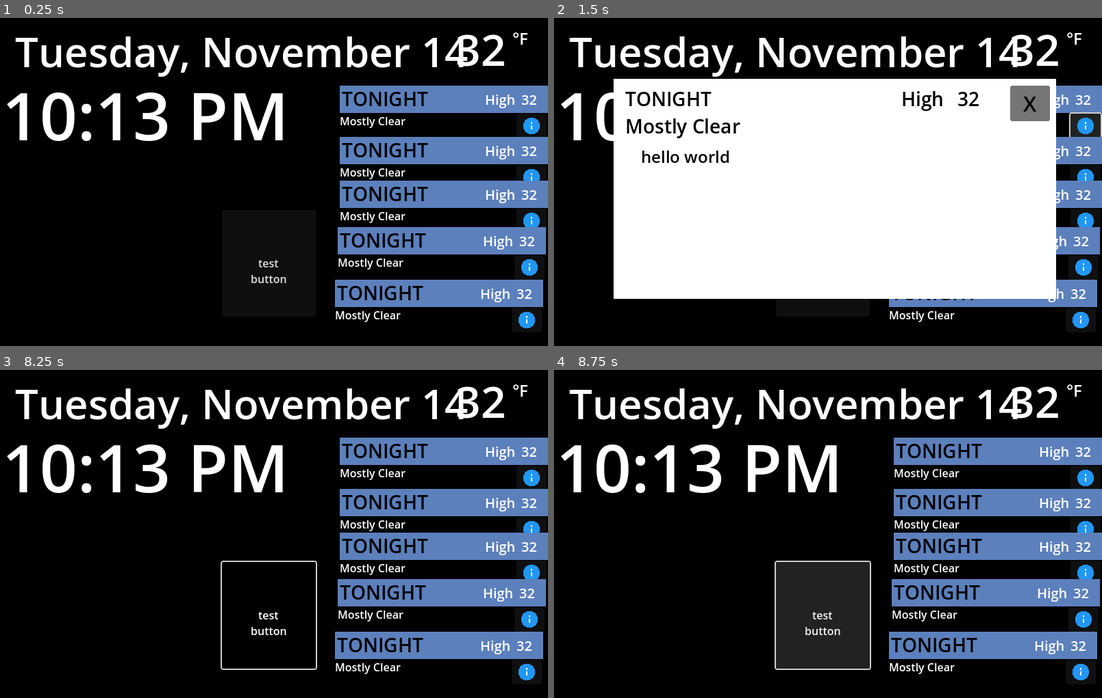
Above: before the commit, frames 1-4 (two rows, left to right).
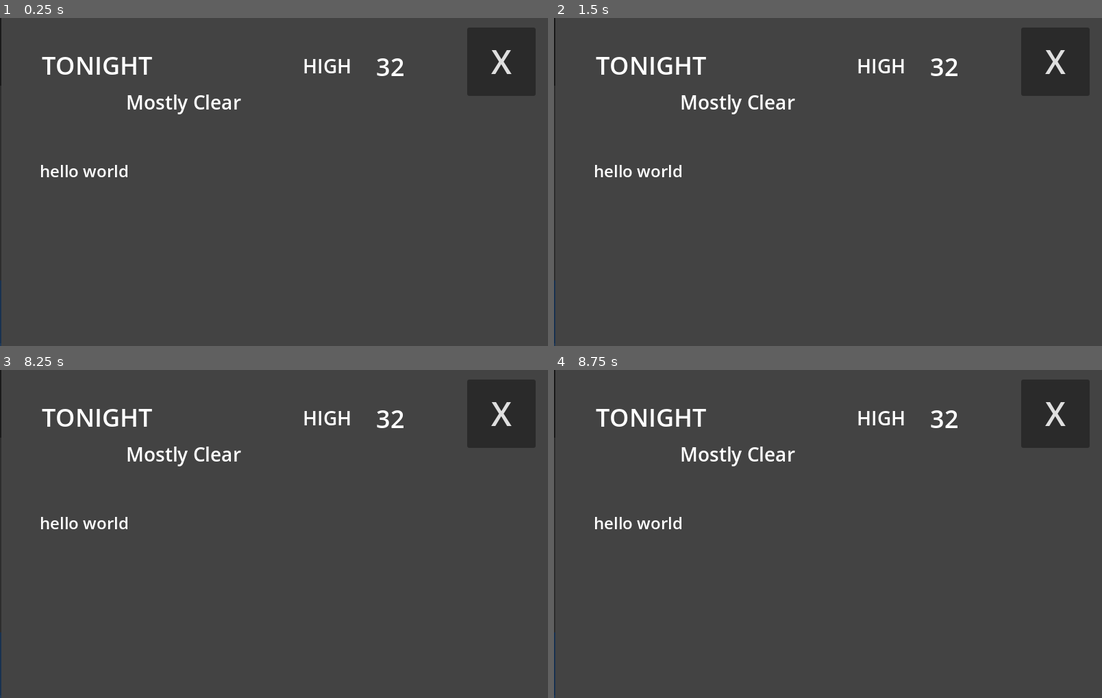
Above: after the commit, the same moments.

Repository: mattgrogan/PiDisplay
Game: Godot game, scene res://pi_display.tscn
The game is run twice, just before and just after one commit, with the same random seed, the same clock (stepped at 60 frames per second) and the same inputs.
Inputs (mouse positions are in pixels of both pictures, inside the frame that each line leads up to):
- Up to frame 1 (0.25 s): no input
- Up to frame 2 (1.5 s): click "test button" at 0.5 s; click (1085, 126) at 1.27 s
- Up to frame 3 (8.25 s): click "test button" at 2 s; click (531, 478) at 2.77 s; click "test button" at 3.5 s; click (531, 478) at 4.27 s; click "X" at 5 s; tap Enter at 5.75, 7.25 s; move the mouse to (394, 517) at 5.77 s; click (394, 517) at 5.92 s; tap Space at 6.5, 8 s; move the mouse to (164, 550) at 6.52 s; click (164, 550) at 6.67 s; move the mouse to (328, 461) at 7.27 s; click (328, 461) at 7.42 s; move the mouse to (246, 599) at 8.02 s; click (246, 599) at 8.17 s
- Up to frame 4 (8.75 s): no input

The runs differ from the first frame. In frame 1, 99% of the frame differs, in the area x 0-100%, y 0-100%; in frame 2, 99%; in frame 3, 99%; in frame 4, 99%.
Error in both runs: Invalid access to property or key 'properties' on a base object of type 'Nil'. (res://DelayTimer.gd:27)

Commit message:
Added weather detail screen

Diff:
--- a/ForecastTimer.gd
+++ b/ForecastTimer.gd
@@ -31,7 +31,7 @@
 	self._update_forecast(json, 3, "%ForecastPeriod3")
 	self._update_forecast(json, 4, "%ForecastPeriod4")
 
-	self.download_image(json["data"]["iconLink"][0])
+	#self.download_image(json["data"]["iconLink"][0])
 
 func _update_forecast(json, index, node):
 	var period =(json["time"]["startPeriodName"][index])
@@ -39,8 +39,9 @@
 	var temp_label = json["time"]["tempLabel"][index]
 	var weather = json["data"]["weather"][index]
 	var detail = json["data"]["text"][index]
+	var icon_url = json["data"]["iconLink"][index]
 
-	get_node(node).update(period, temp, temp_label, weather, detail)
+	get_node(node).update(period, temp, temp_label, weather, detail, icon_url)
 
 func download_image(url):
 	# Create an HTTP request node and connect its completion signal.
--- /dev/null
+++ b/SunriseSunset.gd
@@ -0,0 +1,30 @@
+extends Node2D
+
+const url = "https://api.sunrise-sunset.org/json"
+const mylat = "40.7127837"
+const mylng = "-74.0059413"
+
+# Called when the node enters the scene tree for the first time.
+func _ready():
+	self._send_http_request()
+	pass # Replace with function body.
+
+
+func _send_http_request():
+	print_debug("sending http request")
+	var http_request = HTTPRequest.new()
+	add_child(http_request)
+	var header = ["lat: " + mylat, "lng: " + mylng, "date: today", "formatted: 0"]
+
+	http_request.request_completed.connect(_on_request_completed)
+	http_request.request(url, header)
+
+func _on_request_completed(result, response_code, headers, body):
+	print_debug("Request completed")
+	if result != HTTPRequest.RESULT_SUCCESS:
+		print_debug("Request Failed: " + str(result) + " " + str(response_code))
+	self._parse_sunrise_sunset(body)
+
+func _parse_sunrise_sunset(body):
+	var json = JSON.parse_string(body.get_string_from_utf8())
+	print_debug(json)
--- a/TestButton.gd
+++ b/TestButton.gd
@@ -13,4 +13,4 @@
 
 func _on_pressed():
 	print_debug("Button Pressed")
-	pass # Replace with function body.
+	get_tree().quit()
--- a/forecast_day.gd
+++ b/forecast_day.gd
@@ -10,14 +10,49 @@
 func _process(delta):
 	pass
 
-func update(period, temp, temp_label, forecast, detail):
+func update(period, temp, temp_label, forecast, detail, icon_url):
 	get_node("Period").text = period.to_upper()
 	get_node("Temp").text = temp
 	get_node("TempLabel").text = temp_label
 	get_node("Forecast").text = forecast
+
+	get_node("ForecastDetailWindow/Period").text = period
+	get_node("ForecastDetailWindow/Temp").text = temp
+	get_node("ForecastDetailWindow/TempLabel").text = temp_label
+	get_node("ForecastDetailWindow/Forecast").text = forecast
 	get_node("ForecastDetailWindow/ScrollContainer/ForecastDetail").text = detail
-	#$Detail/DetailedForecast.text = forecast
 
+	print_debug("DOWNLOADING ICON...")
+	print_debug(icon_url)
+	download_image(icon_url)
+
+
+
+func download_image(url):
+	# Create an HTTP request node and connect its completion signal.
+	var http_request = HTTPRequest.new()
+	add_child(http_request)
+	http_request.request_completed.connect(self._http_request_completed)
+
+	# Perform the HTTP request. The URL below returns a PNG image as of writing.
+	var error = http_request.request(url)
+	if error != OK:
+		push_error("An error occurred in the HTTP request.")
+
+# Called when the HTTP request is completed.
+func _http_request_completed(result, response_code, headers, body):
+	if result != HTTPRequest.RESULT_SUCCESS:
+		push_error("Image couldn't be downloaded. Try a different image.")
+
+	var image = Image.new()
+	var error = image.load_png_from_buffer(body)
+	if error != OK:
+		push_error("Couldn't load the image.")
+
+	var texture = ImageTexture.create_from_image(image)
+
+	# Display the image in a TextureRect node.
+	get_node("ForecastDetailWindow/WeatherIcon").texture = texture
 
 func _on_close_button_pressed():
 	get_node("ForecastDetailWindow").hide()
--- a/forecast_day.tscn
+++ b/forecast_day.tscn
@@ -1,137 +1,129 @@
-[gd_scene load_steps=12 format=3 uid="uid://54wjryxrfomf"]
+[gd_scene load_steps=4 format=3 uid="uid://54wjryxrfomf"]
 
 [ext_resource type="Script" path="res://forecast_day.gd" id="1_qngxn"]
-[ext_resource type="Texture2D" uid="uid://dvqlqlnk5e4vj" path="res://info.png" id="2_c51dd"]
 
-[sub_resource type="SystemFont" id="SystemFont_gcomb"]
-subpixel_positioning = 0
-
-[sub_resource type="LabelSettings" id="LabelSettings_lxyay"]
-font = SubResource("SystemFont_gcomb")
-font_size = 28
-font_color = Color(0, 0, 0, 1)
-
-[sub_resource type="SystemFont" id="SystemFont_ro1vi"]
-subpixel_positioning = 0
+[sub_resource type="LabelSettings" id="LabelSettings_5e3pd"]
 
 [sub_resource type="LabelSettings" id="LabelSettings_m7ee1"]
-font = SubResource("SystemFont_ro1vi")
-font_size = 20
-
-[sub_resource type="SystemFont" id="SystemFont_ckrfi"]
-subpixel_positioning = 0
-
-[sub_resource type="LabelSettings" id="LabelSettings_5e3pd"]
-font = SubResource("SystemFont_ckrfi")
-font_size = 20
-
-[sub_resource type="SystemFont" id="SystemFont_1yc7s"]
-subpixel_positioning = 0
-
-[sub_resource type="LabelSettings" id="LabelSettings_lybmv"]
-font = SubResource("SystemFont_1yc7s")
-
-[sub_resource type="LabelSettings" id="LabelSettings_a581u"]
-font_size = 24
-font_color = Color(0, 0, 0, 1)
 
 [node name="ForecastDay" type="Node2D"]
 script = ExtResource("1_qngxn")
 
 [node name="ColorRect" type="ColorRect" parent="."]
-offset_left = 496.0
-offset_right = 800.0
-offset_bottom = 40.0
-color = Color(0.360784, 0.501961, 0.737255, 1)
+offset_right = 160.0
+offset_bottom = 96.0
+color = Color(0, 0, 0, 0.501961)
 
 [node name="Period" type="Label" parent="."]
-offset_left = 499.0
-offset_right = 733.0
-offset_bottom = 40.0
+custom_minimum_size = Vector2(160, 0)
+offset_top = 1.0
+offset_right = 160.0
+offset_bottom = 21.0
+theme_override_colors/font_color = Color(0.636149, 0.804188, 0.998243, 1)
+theme_override_font_sizes/font_size = 14
 text = "TONIGHT"
-label_settings = SubResource("LabelSettings_lxyay")
+horizontal_alignment = 1
+vertical_alignment = 1
+text_overrun_behavior = 1
+
+[node name="TempLabel" type="Label" parent="."]
+custom_minimum_size = Vector2(80, 23)
+offset_top = 74.0
+offset_right = 80.0
+offset_bottom = 97.0
+text = "High"
+label_settings = SubResource("LabelSettings_5e3pd")
+horizontal_alignment = 2
+vertical_alignment = 1
+uppercase = true
 
 [node name="Temp" type="Label" parent="."]
-offset_left = 761.0
-offset_right = 796.0
-offset_bottom = 40.0
+custom_minimum_size = Vector2(70, 0)
+offset_left = 90.0
+offset_top = 74.0
+offset_right = 170.0
+offset_bottom = 97.0
+theme_override_font_sizes/font_size = 14
 text = "32"
 label_settings = SubResource("LabelSettings_m7ee1")
 vertical_alignment = 1
 
-[node name="TempLabel" type="Label" parent="."]
-offset_left = 683.0
-offset_right = 753.0
-offset_bottom = 40.0
-text = "High"
-label_settings = SubResource("LabelSettings_5e3pd")
-horizontal_alignment = 2
+[node name="Forecast" type="Label" parent="."]
+custom_minimum_size = Vector2(150, 0)
+offset_left = 5.0
+offset_top = 18.0
+offset_right = 155.0
+offset_bottom = 74.0
+theme_override_font_sizes/font_size = 10
+text = "Mostly Clear"
 vertical_alignment = 1
-
-[node name="Forecast" type="Label" parent="."]
-offset_left = 496.0
-offset_top = 40.0
-offset_right = 800.0
-offset_bottom = 89.0
-text = "Mostly Clear"
-label_settings = SubResource("LabelSettings_lybmv")
 autowrap_mode = 3
 clip_text = true
 text_overrun_behavior = 3
 
 [node name="OpenDetail" type="Button" parent="."]
-offset_left = 754.0
-offset_top = 41.0
-offset_right = 798.0
-offset_bottom = 77.0
-icon = ExtResource("2_c51dd")
+offset_left = 1.0
+offset_top = 1.0
+offset_right = 160.0
+offset_bottom = 97.0
+flat = true
 icon_alignment = 1
 expand_icon = true
 
 [node name="ForecastDetailWindow" type="CanvasLayer" parent="."]
-visible = false
 
 [node name="ColorRect" type="ColorRect" parent="ForecastDetailWindow"]
-offset_left = 87.0
-offset_top = 89.0
-offset_right = 733.0
-offset_bottom = 411.0
+offset_left = 2.0
+offset_right = 802.0
+offset_bottom = 480.0
+color = Color(0.262745, 0.262745, 0.262745, 1)
+
+[node name="WeatherIcon" type="TextureRect" parent="ForecastDetailWindow"]
+custom_minimum_size = Vector2(86, 86)
+offset_left = 65.0
+offset_top = 94.0
+offset_right = 151.0
+offset_bottom = 180.0
 
 [node name="Period" type="Label" parent="ForecastDetailWindow"]
-offset_left = 104.0
-offset_top = 99.0
-offset_right = 338.0
-offset_bottom = 139.0
+offset_left = 61.0
+offset_top = 44.0
+offset_right = 295.0
+offset_bottom = 94.0
+theme_override_colors/font_color = Color(1, 1, 1, 1)
+theme_override_font_sizes/font_size = 36
 text = "TONIGHT"
-label_settings = SubResource("LabelSettings_lxyay")
+uppercase = true
 
 [node name="Temp" type="Label" parent="ForecastDetailWindow"]
-offset_left = 589.0
-offset_top = 99.0
-offset_right = 624.0
-offset_bottom = 139.0
-theme_override_colors/font_color = Color(0, 0, 0, 1)
-theme_override_font_sizes/font_size = 28
+offset_left = 527.0
+offset_top = 46.0
+offset_right = 613.0
+offset_bottom = 96.0
+theme_override_colors/font_color = Color(1, 1, 1, 1)
+theme_override_font_sizes/font_size = 36
 text = "32"
+horizontal_alignment = 1
 vertical_alignment = 1
 
 [node name="TempLabel" type="Label" parent="ForecastDetailWindow"]
-offset_left = 499.0
-offset_top = 99.0
-offset_right = 569.0
-offset_bottom = 139.0
-theme_override_colors/font_color = Color(0, 0, 0, 1)
+offset_left = 425.0
+offset_top = 51.0
+offset_right = 530.0
+offset_bottom = 91.0
+theme_override_colors/font_color = Color(1, 1, 1, 1)
 theme_override_font_sizes/font_size = 28
 text = "High"
-horizontal_alignment = 2
+horizontal_alignment = 1
 vertical_alignment = 1
+uppercase = true
 
 [node name="Forecast" type="Label" parent="ForecastDetailWindow"]
-offset_left = 104.0
-offset_top = 139.0
-offset_right = 408.0
-offset_bottom = 188.0
-theme_override_colors/font_color = Color(0, 0, 0, 1)
+offset_left = 184.0
+offset_top = 104.0
+offset_right = 661.0
+offset_bottom = 191.0
+theme_override_colors/font_color = Color(1, 1, 1, 1)
 theme_override_font_sizes/font_size = 28
 text = "Mostly Clear"
 autowrap_mode = 3
@@ -139,29 +131,32 @@
 text_overrun_behavior = 3
 
 [node name="ScrollContainer" type="ScrollContainer" parent="ForecastDetailWindow"]
-offset_left = 127.0
-offset_top = 186.0
-offset_right = 683.0
-offset_bottom = 366.0
+offset_left = 58.0
+offset_top = 207.0
+offset_right = 749.0
+offset_bottom = 424.0
 
 [node name="ForecastDetail" type="Label" parent="ForecastDetailWindow/ScrollContainer"]
-custom_minimum_size = Vector2(500, 180)
+custom_minimum_size = Vector2(650, 200)
 layout_mode = 2
-theme_override_colors/font_color = Color(0, 0, 0, 1)
+theme_override_colors/font_color = Color(1, 1, 1, 1)
 theme_override_font_sizes/font_size = 24
 text = "hello world"
-label_settings = SubResource("LabelSettings_a581u")
 autowrap_mode = 3
 
 [node name="CloseButton" type="Button" parent="ForecastDetailWindow"]
-offset_left = 666.0
-offset_top = 99.0
-offset_right = 724.0
-offset_bottom = 139.0
-theme_override_colors/font_color = Color(0, 0, 0, 1)
-theme_override_colors/font_hover_color = Color(0, 0, 0, 1)
-theme_override_font_sizes/font_size = 31
+offset_left = 682.0
+offset_top = 14.0
+offset_right = 782.0
+offset_bottom = 114.0
+theme_override_font_sizes/font_size = 48
 text = "X"
+
+[node name="ColorRect2" type="ColorRect" parent="."]
+custom_minimum_size = Vector2(2, 0)
+offset_right = 2.0
+offset_bottom = 96.0
+color = Color(0.113725, 0.305882, 0.537255, 0.501961)
 
 [connection signal="pressed" from="OpenDetail" to="." method="_on_open_detail_pressed"]
 [connection signal="pressed" from="ForecastDetailWindow/CloseButton" to="." method="_on_close_button_pressed"]
--- a/pi_display.tscn
+++ b/pi_display.tscn
@@ -95,10 +95,10 @@
 [node name="HUD" type="CanvasLayer" parent="TimeDisplay"]
 
 [node name="TestButton" type="Button" parent="TimeDisplay/HUD"]
-offset_left = 324.0
-offset_top = 281.0
-offset_right = 461.0
-offset_bottom = 437.0
+offset_left = 590.0
+offset_top = 144.0
+offset_right = 727.0
+offset_bottom = 300.0
 text = "
 test
 button"
@@ -106,29 +106,23 @@
 
 [node name="ForecastPeriod0" parent="TimeDisplay" instance=ExtResource("4_uw6a0")]
 unique_name_in_owner = true
-position = Vector2(0, 99)
+position = Vector2(0, 384)
 
 [node name="ForecastPeriod1" parent="TimeDisplay" instance=ExtResource("4_uw6a0")]
 unique_name_in_owner = true
-position = Vector2(0, 174)
+position = Vector2(160, 384)
 
 [node name="ForecastPeriod2" parent="TimeDisplay" instance=ExtResource("4_uw6a0")]
 unique_name_in_owner = true
-position = Vector2(0, 238)
+position = Vector2(320, 384)
 
 [node name="ForecastPeriod3" parent="TimeDisplay" instance=ExtResource("4_uw6a0")]
 unique_name_in_owner = true
-position = Vector2(-3, 306)
+position = Vector2(480, 384)
 
 [node name="ForecastPeriod4" parent="TimeDisplay" instance=ExtResource("4_uw6a0")]
 unique_name_in_owner = true
-position = Vector2(-7, 383)
-
-[node name="TextureRect" type="TextureRect" parent="TimeDisplay"]
-unique_name_in_owner = true
-visible = false
-offset_right = 40.0
-offset_bottom = 40.0
+position = Vector2(640, 384)
 
 [node name="Connectors" type="Node" parent="."]
 
--- a/project.godot
+++ b/project.godot
@@ -13,12 +13,14 @@
 config/name="PiDisplay"
 run/main_scene="res://pi_display.tscn"
 config/features=PackedStringArray("4.2", "GL Compatibility")
+boot_splash/bg_color=Color(0.366595, 0.366595, 0.366595, 1)
 config/icon="res://icon.svg"
 
 [display]
 
 window/size/viewport_width=800
 window/size/viewport_height=480
+window/size/mode=3
 window/stretch/mode="canvas_items"
 
 [input_devices]
@@ -29,4 +31,3 @@
 
 renderer/rendering_method="gl_compatibility"
 renderer/rendering_method.mobile="gl_compatibility"
-environment/defaults/default_clear_color=Color(0, 0, 0, 1)
--- /dev/null
+++ b/sunrise_sunset.tscn
@@ -0,0 +1,6 @@
+[gd_scene load_steps=2 format=3 uid="uid://bmoq88hih8ug0"]
+
+[ext_resource type="Script" path="res://SunriseSunset.gd" id="1_tfgvx"]
+
+[node name="SunriseSunset" type="Node2D"]
+script = ExtResource("1_tfgvx")
